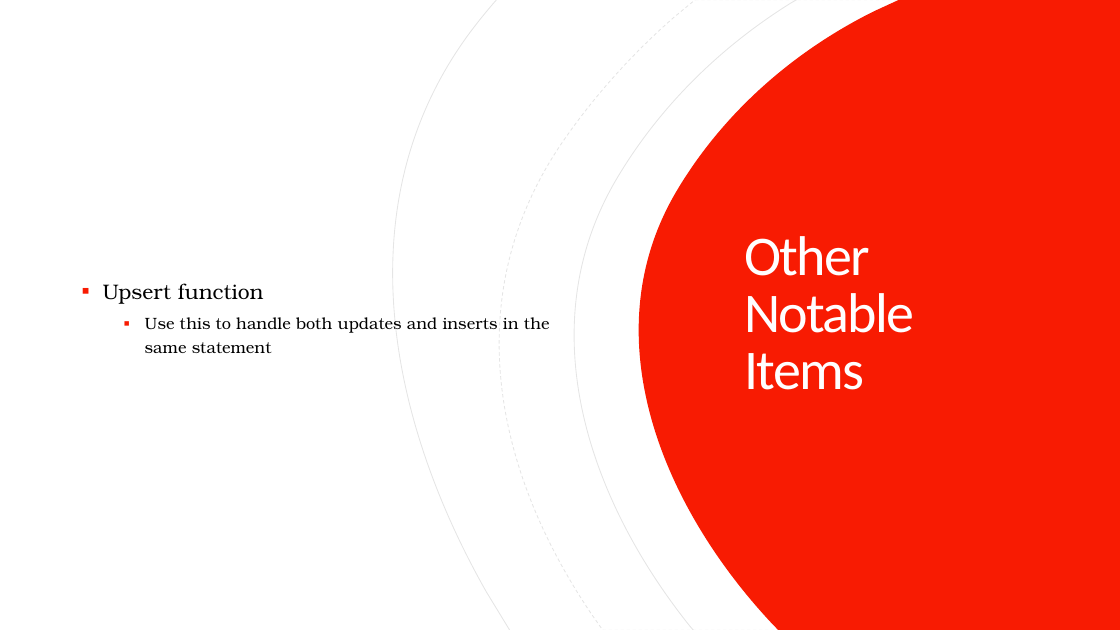
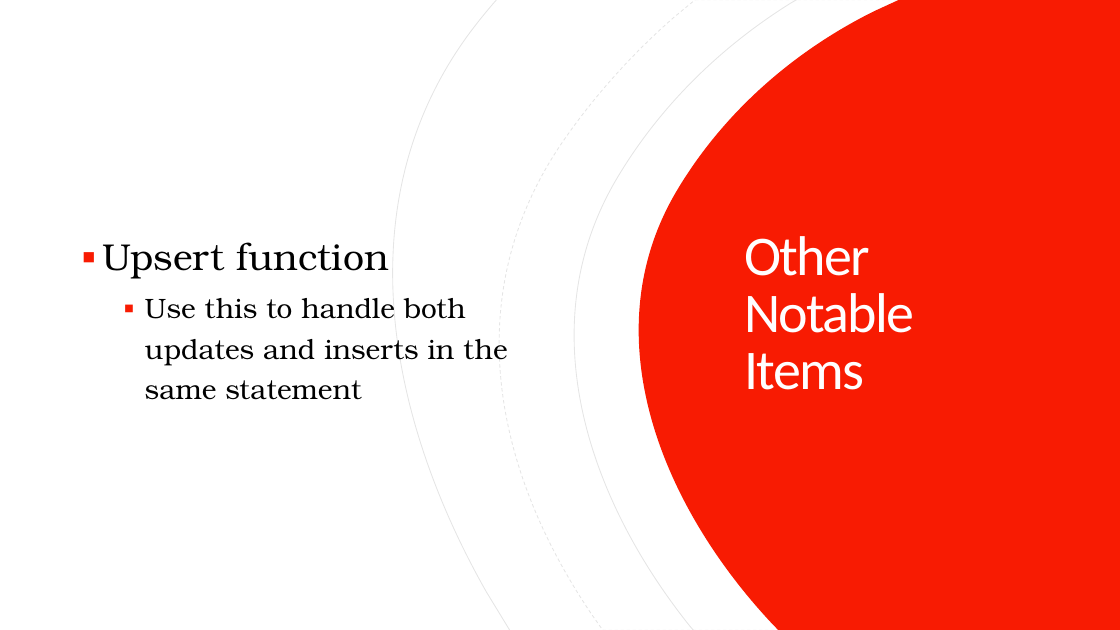
Before and after one commit to anhainguyen82/Database_Final_Project, a slide deck: slide 9 of MSDS_7330_Final_Term_Project.pptx. Drawn at 1120x630 pixels with LibreOffice and Linux fonts; fonts in the diff are those of the drawing. Boxes give left, top, right and bottom in pixels: in the first picture for what was removed or moved away, otherwise in the second. Text is boxed around its words. In the diff, an @@ line names an element or a change of style, - is before the commit and + after.

```diff
--- a/MSDS_7330_Final_Term_Project.pptx
+++ b/MSDS_7330_Final_Term_Project.pptx
@@ text "Upsert function" at bbox=[103, 242, 507, 400]: size 18 to 32 pt in "Upsert function"; size 14 to 24 pt in "Use this to handle both updates and ..." @@
```
Also in this commit, not shown: 2 other slides changed, 1 slide added.
